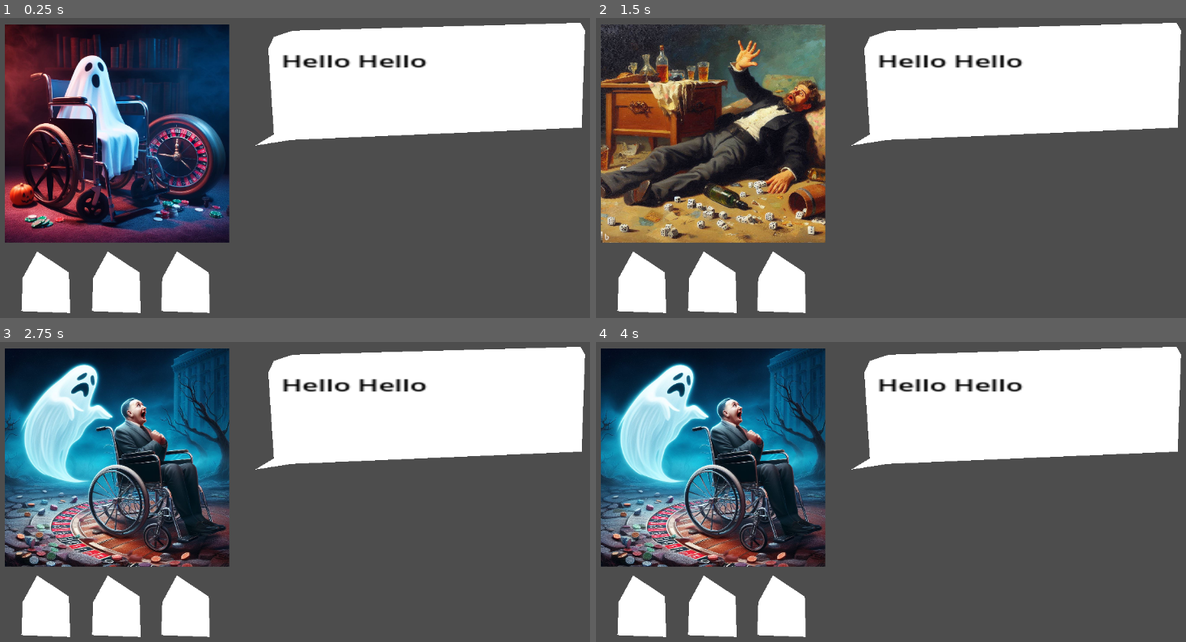
Above: before the commit, frames 1-4 (two rows, left to right).
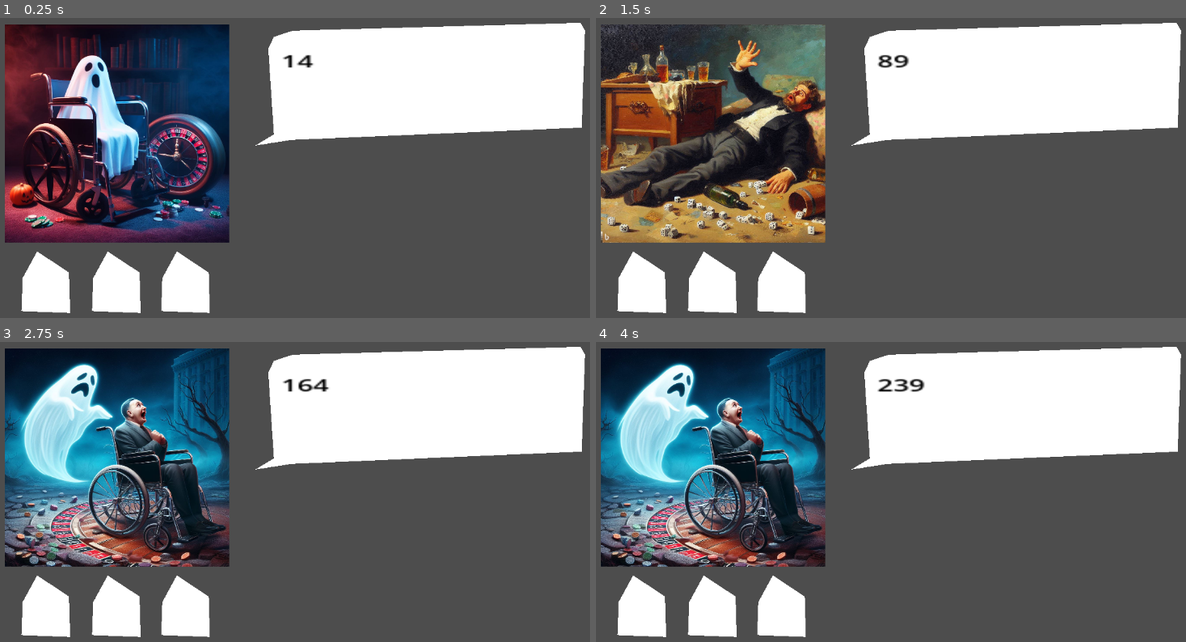
Above: after the commit, the same moments.

Repository: daoslies/TeamGame
Game: Godot game, scene res://Scenes/PlayScreen.tscn
Same seed, same stepped clock (60 frames per second), same inputs: the game is played once before the commit and once after it. The project has no main scene, so this scene is started directly.
Inputs:
- Up to frame 1 (0.25 s): no input
- Up to frame 2 (1.5 s): no input
- Up to frame 3 (2.75 s): no input
- Up to frame 4 (4 s): no input

The runs differ from the first frame. In frame 1, 0.7% of the frame differs, in the area x 47-73%, y 12-17%; in frame 2, 0.7%; in frame 3, 0.7%; in frame 4, 0.7%.
Error before the commit: Parse Error: Cannot find member "Read" in base "FileAccess". (res://Scenes/GetCharacter.gd:6)

Commit message:
Get Character
Jsoons

Diff:
--- a/Game/Scenes/GetCharacter.gd
+++ b/Game/Scenes/GetCharacter.gd
@@ -1,15 +1,16 @@
-extends Node2D
+extends Node
 
 
 # Called when the node enters the scene tree for the first time.
 func _ready():
-	var x = FileAccess.open("res://Filled_Characters/Ghost.json", FileAccess.Read)
+	var x = FileAccess.open("res://Filled_Characters/Ghost.json", FileAccess.READ)
 
 	var data_text = x.get_as_text()
 	var json = JSON.new()
 	var data_parse = json.parse(data_text)
 	var data = json.get_data()
 	var personify = data
+	print('Get Character: ', personify.Name)
 	pass # Replace with function body.
 
 
--- a/Game/Scenes/PlayScreen.tscn
+++ b/Game/Scenes/PlayScreen.tscn
@@ -1,7 +1,8 @@
-[gd_scene load_steps=4 format=3 uid="uid://dcbnomws6gwpy"]
+[gd_scene load_steps=5 format=3 uid="uid://dcbnomws6gwpy"]
 
 [ext_resource type="Script" path="res://Scenes/GetCharacter.gd" id="1_k481s"]
 [ext_resource type="Texture2D" uid="uid://b3q2imdh4g32k" path="res://Character_Art/DisabledGhost.jpeg" id="1_mu2wk"]
+[ext_resource type="Script" path="res://Scenes/QuipSelector.gd" id="2_dn17n"]
 
 [sub_resource type="GDScript" id="GDScript_btyv4"]
 script/source = "extends Sprite2D
@@ -47,6 +48,7 @@
 scale = Vector2(3.09079, 1.79682)
 theme_override_colors/default_color = Color(0, 0, 0, 1)
 text = "Hello Hello"
+script = ExtResource("2_dn17n")
 
 [node name="HiLowButtons" type="Node2D" parent="."]
 position = Vector2(9.725, 11.025)
--- a/Game/Scenes/init_.gd
+++ b/Game/Scenes/init_.gd
@@ -2,7 +2,7 @@
 
 # initialise chosen character
 # json to gds script
-
+"""
 func load() -> Dictionary: #"/Filled_Characters/ghost.json"
 	var file = File.new()
 	file.open("/Filled_Characters/ghost.json", File.READ)
@@ -13,7 +13,7 @@
 	if character.error != OK:
 		print("Error parsing JSON", character.error)
 	return character
-
+	"""
 # Called when the node enters the scene tree for the first time.
 func _ready():
 	pass # Replace with function body.
